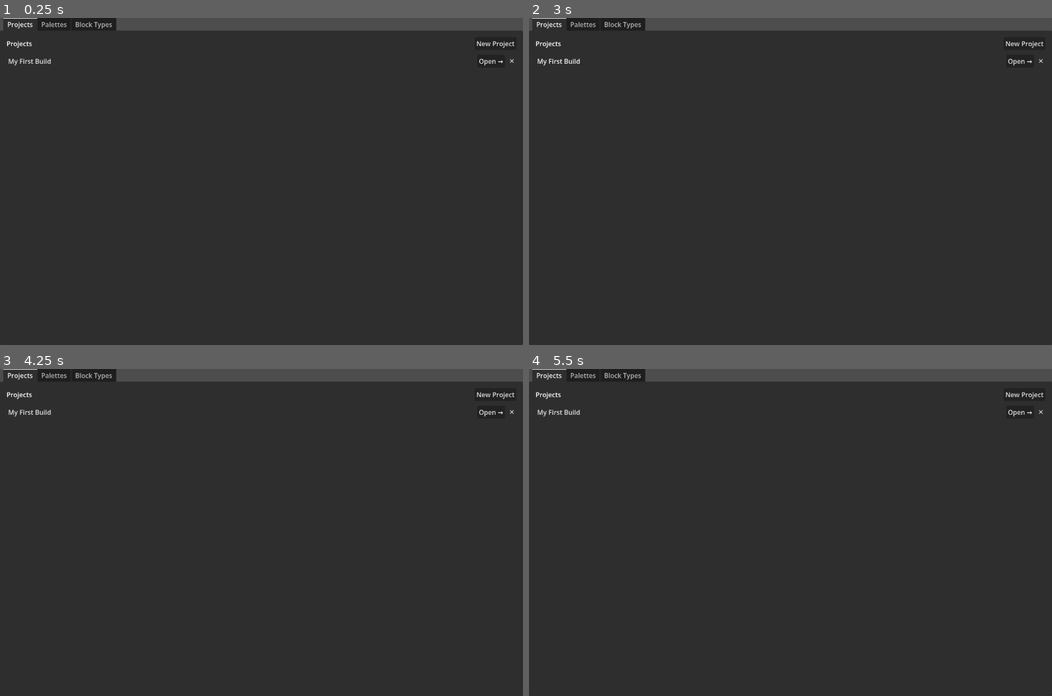
Above: before the commit, frames 1-4 (two rows, left to right).
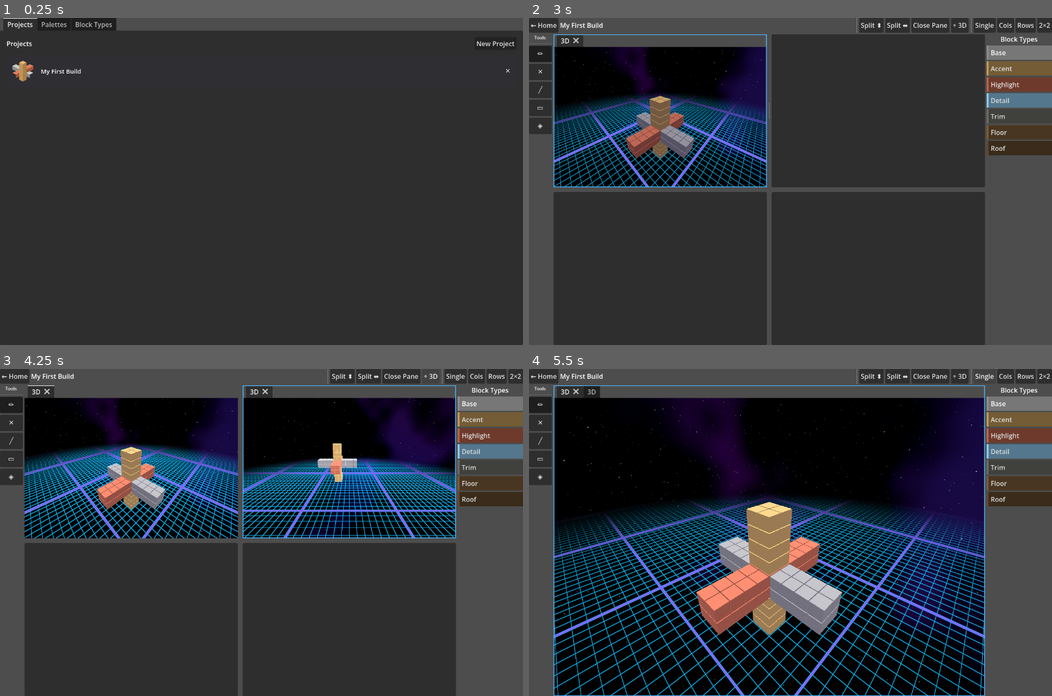
Above: after the commit, the same moments.

Repository: InfinitiesLoop/voxyl
Game: Godot game, scene res://scenes/Main.tscn
Same seed, same stepped clock (60 frames per second), same inputs: the game is played once before the commit and once after it.
Inputs (mouse positions are in pixels of both pictures, inside the frame that each line leads up to):
- Up to frame 1 (0.25 s): no input
- Up to frame 2 (3 s): click "New Project" at 0.5 s; click "New Project" at 1.25 s; click "OK" at 2 s; click (769, 60) at 2.75 s, where only the run before the commit has a clickable "My First Build"
- Up to frame 3 (4.25 s): click (428, 375) at 3.5 s, where only the run after the commit has a clickable "+ 3D"
- Up to frame 4 (5.5 s): click (984, 375) at 4.25 s, where only the run after the commit has a clickable "Single"; click (984, 375) at 5 s, where only the run after the commit has a clickable "Single"

The runs differ from the first frame. In frame 1, 0.3% of the frame differs, in the area x 1-99%, y 12-20%; in frame 2, 38%; in frame 3, 57%; in frame 4, 95%, in the area x 0-100%, y 0-100%.

Commit message:
Clean up diagnostics; fix focus-stealing click; prefer empty pane; project cards
Remove all [drag]/[drop] diagnostic prints now that the root cause is fixed.

Focus-stealing click: when a view is inactive and receives a mouse button
press, emit focus_requested and consume the event immediately -- the click
activates the pane but does not also paint a block or enter fly mode.

Prefer empty pane: _on_slice_requested and add_3d_view_to_focused now route
new views to an empty pane first, falling back to the focused pane. Fills
the 2x2 grid naturally when spawning from the 3D view.

Project cards: replace plain row buttons with styled PanelContainer cards.
Each card has a 60px isometric 3D-plus logo thumbnail (three arms: gray Base
X-arm, brick Highlight Z-arm, wood Accent Y-arm) drawn at runtime. Clicking
anywhere on the card opens the project; the delete button is in the corner.
Hover darkens the card background.

Diff:
--- a/scripts/ui/HomeScreen.gd
+++ b/scripts/ui/HomeScreen.gd
@@ -54,7 +54,7 @@
 
 	_projects_container = VBoxContainer.new()
 	_projects_container.size_flags_horizontal = Control.SIZE_EXPAND_FILL
-	_projects_container.add_theme_constant_override("separation", 6)
+	_projects_container.add_theme_constant_override("separation", 8)
 	scroll.add_child(_projects_container)
 
 	return root
@@ -65,32 +65,78 @@
 	for project in VoxelWorld.workspace.projects:
 		_projects_container.add_child(_make_project_row(project))
 
-func _make_project_row(project: VoxelProject) -> HBoxContainer:
-	var row := HBoxContainer.new()
-	row.add_theme_constant_override("separation", 6)
-
-	var name_btn := Button.new()
-	name_btn.text = project.name
-	name_btn.flat = true
-	name_btn.alignment = HORIZONTAL_ALIGNMENT_LEFT
-	name_btn.size_flags_horizontal = Control.SIZE_EXPAND_FILL
-	row.add_child(name_btn)
-
-	var open_btn := Button.new()
-	open_btn.text = "Open →"
-	open_btn.pressed.connect(func(): open_project_requested.emit(project))
-	row.add_child(open_btn)
+func _make_project_row(project: VoxelProject) -> Control:
+	var style_n := StyleBoxFlat.new()
+	style_n.bg_color = Color(0.18, 0.18, 0.20)
+	style_n.set_corner_radius_all(6)
+	style_n.content_margin_left = 10; style_n.content_margin_right = 10
+	style_n.content_margin_top = 10;  style_n.content_margin_bottom = 10
+
+	var style_h := StyleBoxFlat.new()
+	style_h.bg_color = Color(0.26, 0.26, 0.30)
+	style_h.set_corner_radius_all(6)
+	style_h.content_margin_left = 10; style_h.content_margin_right = 10
+	style_h.content_margin_top = 10;  style_h.content_margin_bottom = 10
+
+	var card := PanelContainer.new()
+	card.size_flags_horizontal = Control.SIZE_EXPAND_FILL
+	card.add_theme_stylebox_override("panel", style_n)
+	card.mouse_default_cursor_shape = Control.CURSOR_POINTING_HAND
+	card.mouse_entered.connect(func(): card.add_theme_stylebox_override("panel", style_h))
+	card.mouse_exited.connect(func(): card.add_theme_stylebox_override("panel", style_n))
+	card.gui_input.connect(func(ev: InputEvent):
+		if ev is InputEventMouseButton and (ev as InputEventMouseButton).button_index == MOUSE_BUTTON_LEFT and (ev as InputEventMouseButton).pressed:
+			open_project_requested.emit(project)
+	)
+
+	var hbox := HBoxContainer.new()
+	hbox.add_theme_constant_override("separation", 14)
+	hbox.mouse_filter = Control.MOUSE_FILTER_PASS
+	card.add_child(hbox)
+
+	var thumb := Control.new()
+	thumb.custom_minimum_size = Vector2(60, 60)
+	thumb.size_flags_vertical = Control.SIZE_SHRINK_CENTER
+	thumb.mouse_filter = Control.MOUSE_FILTER_IGNORE
+	thumb.draw.connect(func(): _draw_voxyl_logo(thumb))
+	hbox.add_child(thumb)
+
+	var name_lbl := Label.new()
+	name_lbl.text = project.name
+	name_lbl.size_flags_horizontal = Control.SIZE_EXPAND_FILL
+	name_lbl.size_flags_vertical = Control.SIZE_SHRINK_CENTER
+	name_lbl.add_theme_font_size_override("font_size", 15)
+	name_lbl.mouse_filter = Control.MOUSE_FILTER_IGNORE
+	hbox.add_child(name_lbl)
 
 	var del_btn := Button.new()
 	del_btn.text = "✕"
 	del_btn.flat = true
+	del_btn.size_flags_vertical = Control.SIZE_SHRINK_CENTER
 	del_btn.pressed.connect(func():
 		VoxelWorld.workspace.remove_project(project.name)
 		VoxelWorld.workspace_changed.emit()
 	)
-	row.add_child(del_btn)
-
-	return row
+	hbox.add_child(del_btn)
+
+	return card
+
+func _draw_voxyl_logo(ctl: Control) -> void:
+	var s: float = minf(ctl.size.x, ctl.size.y) / 14.0
+	var ix := Vector2(s, s * 0.5); var iy := Vector2(0.0, -s); var iz := Vector2(-s, s * 0.5)
+	var o := ctl.size * 0.5
+	var p: Callable = func(x: float, y: float, z: float) -> Vector2: return o + ix * x + iy * y + iz * z
+
+	# X arm — gray Base: top and front face
+	ctl.draw_colored_polygon(PackedVector2Array([p.call(0,6,4), p.call(10,6,4), p.call(10,6,6), p.call(0,6,6)]), Color(0.80, 0.80, 0.80))
+	ctl.draw_colored_polygon(PackedVector2Array([p.call(0,4,6), p.call(10,4,6), p.call(10,6,6), p.call(0,6,6)]), Color(0.55, 0.55, 0.55))
+	# Z arm — brick Highlight: top and right face
+	ctl.draw_colored_polygon(PackedVector2Array([p.call(4,6,0), p.call(6,6,0), p.call(6,6,10), p.call(4,6,10)]), Color(0.88, 0.50, 0.38))
+	ctl.draw_colored_polygon(PackedVector2Array([p.call(6,4,0), p.call(6,4,10), p.call(6,6,10), p.call(6,6,0)]), Color(0.65, 0.33, 0.24))
+	# Y arm — wood Accent: top, front, right (drawn last — tallest, always on top)
+	ctl.draw_colored_polygon(PackedVector2Array([p.call(4,10,4), p.call(6,10,4), p.call(6,10,6), p.call(4,10,6)]), Color(0.90, 0.72, 0.45))
+	ctl.draw_colored_polygon(PackedVector2Array([p.call(4,0,6), p.call(6,0,6), p.call(6,10,6), p.call(4,10,6)]), Color(0.75, 0.58, 0.35))
+	ctl.draw_colored_polygon(PackedVector2Array([p.call(6,0,4), p.call(6,0,6), p.call(6,10,6), p.call(6,10,4)]), Color(0.65, 0.50, 0.28))
 
 func _on_new_project() -> void:
 	var dialog := AcceptDialog.new()
--- a/scripts/ui/MultiViewShell.gd
+++ b/scripts/ui/MultiViewShell.gd
@@ -78,7 +78,6 @@
 	if is_inside_tree():
 		var dragging := get_viewport().gui_is_dragging()
 		if dragging != _drop_layer.visible:
-			print("[drag] gui_is_dragging changed → ", dragging)
 			_drop_layer.visible = dragging
 			_drop_layer.mouse_filter = Control.MOUSE_FILTER_PASS if dragging else Control.MOUSE_FILTER_IGNORE
 			if not dragging:
@@ -118,7 +117,9 @@
 	collapse_if_empty(pane)  # explicit so an already-empty pane collapses too
 
 func add_3d_view_to_focused() -> void:
-	var pane := focused_pane if is_instance_valid(focused_pane) else _first_pane()
+	var pane := _first_empty_pane()
+	if not pane:
+		pane = focused_pane if is_instance_valid(focused_pane) else _first_pane()
 	if pane:
 		_attach_view(pane, _make_3d_view())
 		_set_focus(pane)
@@ -269,7 +270,9 @@
 		pane.current_tab = idx
 
 func _on_slice_requested(axis: int, center: Vector3i, flipped: bool = false) -> void:
-	var pane := focused_pane if is_instance_valid(focused_pane) else _first_pane()
+	var pane := _first_empty_pane()
+	if not pane:
+		pane = focused_pane if is_instance_valid(focused_pane) else _first_pane()
 	if not pane:
 		return
 	var view := _make_slice_view(axis, center)
@@ -333,20 +336,15 @@
 
 func is_tab_drag(data: Variant) -> bool:
 	if not (data is Dictionary):
-		print("[drag] is_tab_drag: data is NOT a Dictionary (type=%d)" % typeof(data))
 		return false
 	var t: String = data.get("type", "")
-	var ok := t == "tab" or t == "tab_element" or t == "tabc_element"
-	print("[drag] is_tab_drag: type='%s' keys=%s → %s" % [t, str(data.keys()), str(ok)])
-	return ok
+	return t == "tab" or t == "tab_element" or t == "tabc_element"
 
 func drop_tab(data: Variant, global_pos: Vector2) -> void:
 	var pane := _pane_at(global_pos)
-	print("[drag] drop_tab: pane=%s pos=%s" % [str(pane), str(global_pos)])
 	if not pane:
 		return
 	var view := _view_from_drag(data)
-	print("[drag] drop_tab: view=%s view_parent=%s same_pane=%s" % [str(view), str(view.get_parent() if view else null), str(view.get_parent() == pane if view else "n/a")])
 	if not view or view.get_parent() == pane:
 		return
 	view.get_parent().remove_child(view)
@@ -356,7 +354,6 @@
 func _view_from_drag(data: Variant) -> Control:
 	var path: NodePath = data.get("from_path", NodePath())
 	var from_node := get_node_or_null(path)
-	print("[drag] _view_from_drag: from_path=%s from_node=%s" % [str(path), str(from_node)])
 	if from_node == null:
 		return null
 	# from_path may point to the TabBar (parent is ViewPane) or the ViewPane itself.
@@ -366,12 +363,9 @@
 	elif from_node.get_parent() is ViewPane:
 		src = from_node.get_parent() as ViewPane
 	else:
-		print("[drag] _view_from_drag: could not resolve ViewPane from node=%s parent=%s" % [str(from_node), str(from_node.get_parent())])
 		return null
-	print("[drag] _view_from_drag: src=%s" % [str(src)])
 	# Godot 4.6 uses "tab_index"; older API used "tab_element"/"tabc_element".
 	var idx: int = data.get("tab_index", data.get("tab_element", data.get("tabc_element", -1)))
-	print("[drag] _view_from_drag: idx=%d tab_count=%d" % [idx, src.get_tab_count()])
 	if idx < 0 or idx >= src.get_tab_count():
 		return null
 	return src.get_tab_control(idx)
@@ -406,6 +400,12 @@
 	var panes := _all_panes()
 	return panes[0] if not panes.is_empty() else null
 
+func _first_empty_pane() -> ViewPane:
+	for p in _all_panes():
+		if p.get_tab_count() == 0:
+			return p
+	return null
+
 func _h() -> HSplitContainer:
 	var s := HSplitContainer.new()
 	s.size_flags_horizontal = Control.SIZE_EXPAND_FILL
--- a/scripts/ui/PaneDropLayer.gd
+++ b/scripts/ui/PaneDropLayer.gd
@@ -10,12 +10,9 @@
 var hover_rect := Rect2()
 
 func _can_drop_data(_at_position: Vector2, data: Variant) -> bool:
-	var ok := shell != null and shell.is_tab_drag(data)
-	print("[drop] _can_drop_data → %s  (shell=%s)" % [str(ok), str(shell != null)])
-	return ok
+	return shell != null and shell.is_tab_drag(data)
 
 func _drop_data(_at_position: Vector2, data: Variant) -> void:
-	print("[drop] _drop_data called  mouse=%s" % [str(get_global_mouse_position())])
 	if shell:
 		shell.drop_tab(data, get_global_mouse_position())
 
--- a/scripts/views/View2DGrid.gd
+++ b/scripts/views/View2DGrid.gd
@@ -262,9 +262,11 @@
 			_flipped = not _flipped
 			_grid_area.queue_redraw()
 			return
+	if event is InputEventMouseButton and (event as InputEventMouseButton).pressed and not _active:
+		focus_requested.emit()
+		_grid_area.accept_event()
+		return
 	var tool := VoxelWorld.active_tool
-	if event is InputEventMouseButton and (event as InputEventMouseButton).pressed:
-		focus_requested.emit()
 	if event is InputEventMouseButton:
 		var mb := event as InputEventMouseButton
 		if mb.button_index == MOUSE_BUTTON_LEFT:
--- a/scripts/views/View3D.gd
+++ b/scripts/views/View3D.gd
@@ -528,8 +528,10 @@
 
 # Non-captured mouse: drag-to-look + scroll-to-dolly
 func _on_svc_input(event: InputEvent) -> void:
-	if event is InputEventMouseButton and (event as InputEventMouseButton).pressed:
+	if event is InputEventMouseButton and (event as InputEventMouseButton).pressed and not _active:
 		focus_requested.emit()
+		get_viewport().set_input_as_handled()
+		return
 	if _slice_active:
 		_handle_slice_mouse(event)
 		return
